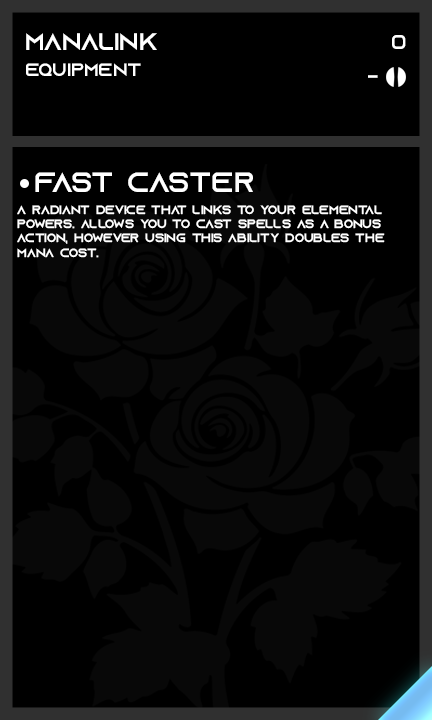
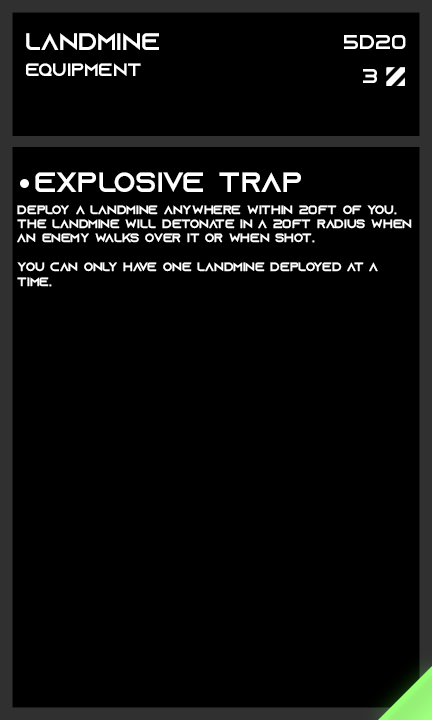
Comparing the layer stacks of the two 432 × 720 images. Changes:
hid "Rare" over <box>378,666,432,720</box>
showed "Common" over <box>378,666,432,720</box>
showed "Anti Tank" over <box>386,67,405,86</box>
hid "Standard" over <box>386,67,406,87</box>
painted on "AP" over <box>363,69,378,83</box>
renamed "0" to "5d20", painted on it over <box>344,35,390,49</box>
renamed "manalink" to "landmine", painted on it over <box>26,33,159,50</box>
renamed "A radiant device that links to your elemental powers. allows y" to "deploy a landmine anywhere within 20ft of you. the landmine wil", painted on it over <box>17,205,412,287</box>
renamed "fast caster" to "explosive trap", painted on it over <box>35,172,301,192</box>
hid "Memento" over <box>12,164,432,713</box>
